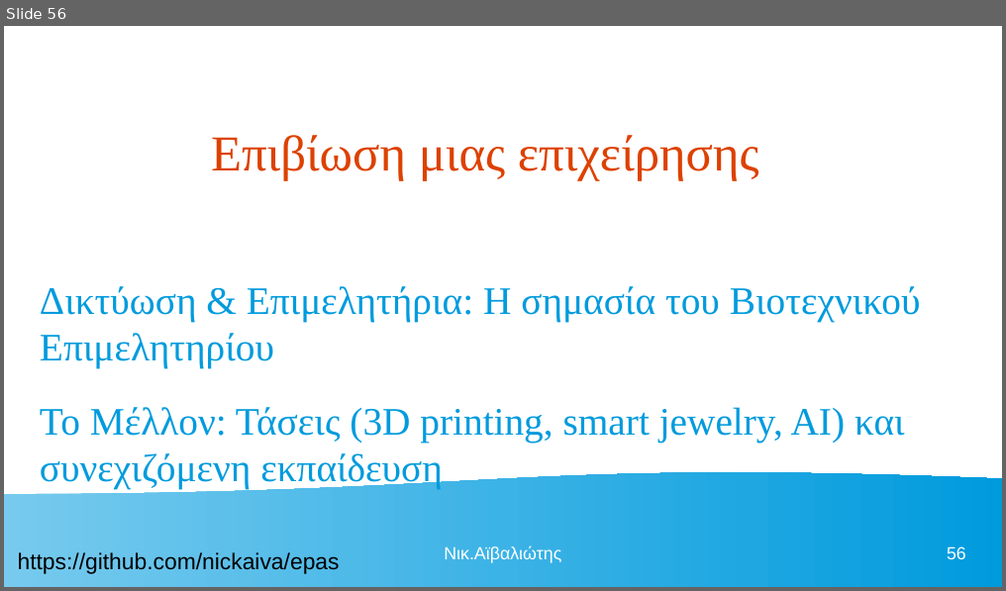
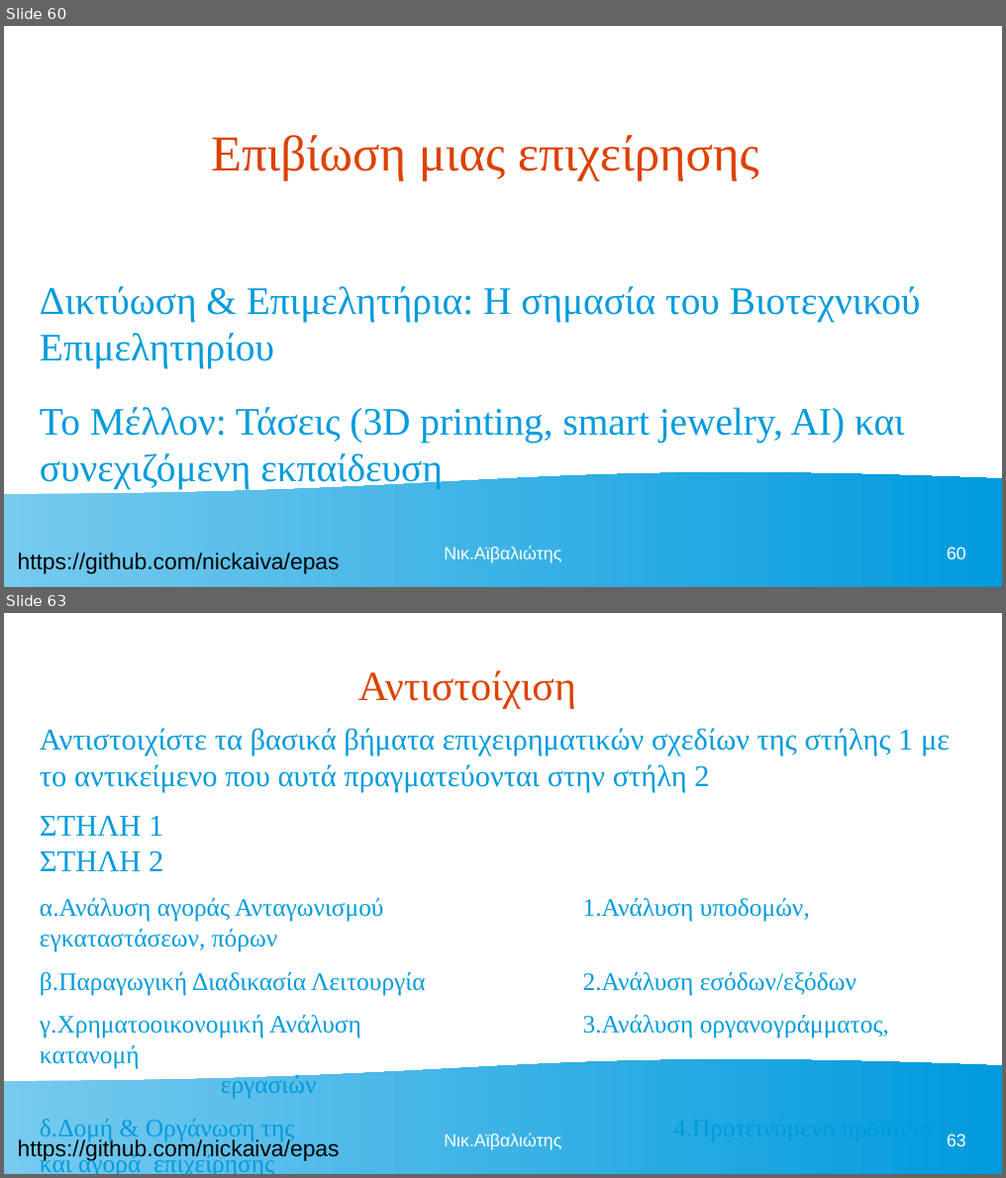
Before and after one commit to nickaiva/epas, a slide deck: ΠΕΡΙΒΑΛΛΟΝ ΕΡΓΑΣΙΑΣ.odp. Shown one above the other, each under a label of ours: slide 56 before the commit, slides 60 and 63 after it; the slides between them are not shown. The pictures are 1006x591 and 1006x1178 pixels, drawn with LibreOffice and Linux fonts; fonts in the diff are those of the drawing. Boxes give left, top, right and bottom in pixels: in the first picture for what was removed or moved away, otherwise in the second. Text is boxed around its words. In the diff, an @@ line names an element or a change of style, - is before the commit and + after.

```diff
--- a/ΠΕΡΙΒΑΛΛΟΝ ΕΡΓΑΣΙΑΣ.odp
+++ b/ΠΕΡΙΒΑΛΛΟΝ ΕΡΓΑΣΙΑΣ.odp
@@ slide 63 added at (x1=4, y1=613, x2=1002, y2=1174), background #FFFFFF; not listed: 2 template elements that a slide beside it also shows @@
@@ title added at (x1=358, y1=670, x2=576, y2=708), 33 pt, text #DD4100 @@
+Αντιστοίχιση
@@ text added at (x1=40, y1=728, x2=949, y2=1174), 20 pt, text #009BDD @@
+Αντιστοιχίστε τα βασικά βήματα επιχειρηματικών σχεδίων της στήλης 1 με το αντικείμενο που αυτά πραγματεύονται στην στήλη 2
+ΣΤΗΛΗ 1 ΣΤΗΛΗ 2
+α.Ανάλυση αγοράς Ανταγωνισμού 1.Ανάλυση υποδομών, εγκαταστάσεων, πόρων
+β.Παραγωγική Διαδικασία Λειτουργία 2.Ανάλυση εσόδων/εξόδων
+γ.Χρηματοοικονομική Ανάλυση 3.Ανάλυση οργανογράμματος, κατανομή εργασιών
+δ.Δομή & Οργάνωση της 4.Προτεινόμενα προϊόντα και αγορά επιχείρησης
@@ text added at (x1=444, y1=1134, x2=561, y2=1151), 14 pt, text #FFFFFF @@
+Νικ.Αϊβαλιώτης
@@ page number added at (x1=946, y1=1134, x2=966, y2=1147), 14 pt, text #FFFFFF @@
+63
@@ what was slide 56 is now slide 60 @@
@@ page number at (x1=946, y1=547, x2=966, y2=560): text changed @@
-56
+60
```
Also in this commit, not shown: 3 slides changed, 6 other slides added, 1 other file.
